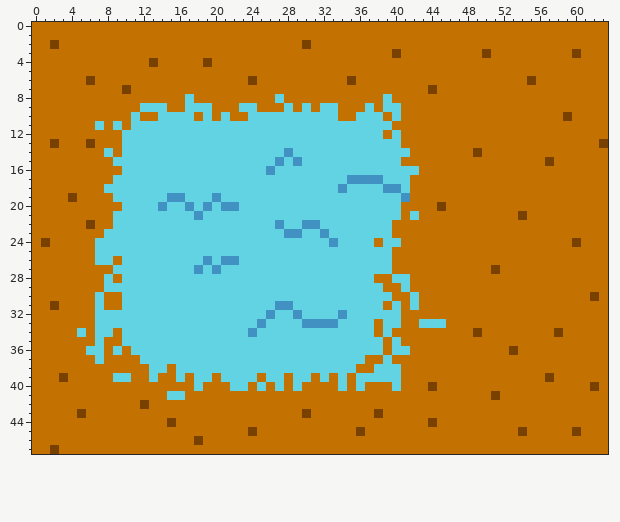
One commit to this pixel-art file: Assets/Sprites/Tiles/sand_water_ZachAmbrose.aseprite. The picture above is the old version.
64x48 pixels, 1 frame.
The result:
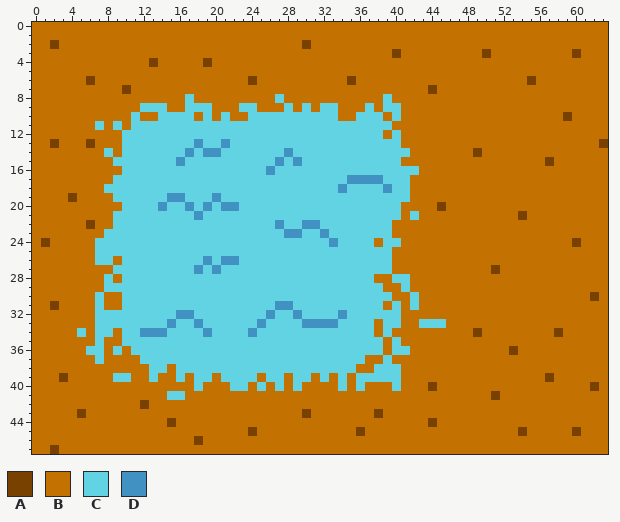
Palette (. is transparent): A #794100  B #c37100  C #61d3e3  D #4192c3
Changes in this commit:
The edit turns colour D into colour C in row 18 at x 40; in row 19 at x 41.
The edit turns colour C into colour D in row 13 at x 18 and 21; in row 14 at x 17 and 19 to 20; in row 15 at x 16; in row 32 at x 16 to 17; in row 33 at x 15 and 18; in row 34 at x 12 to 14 and 19.
